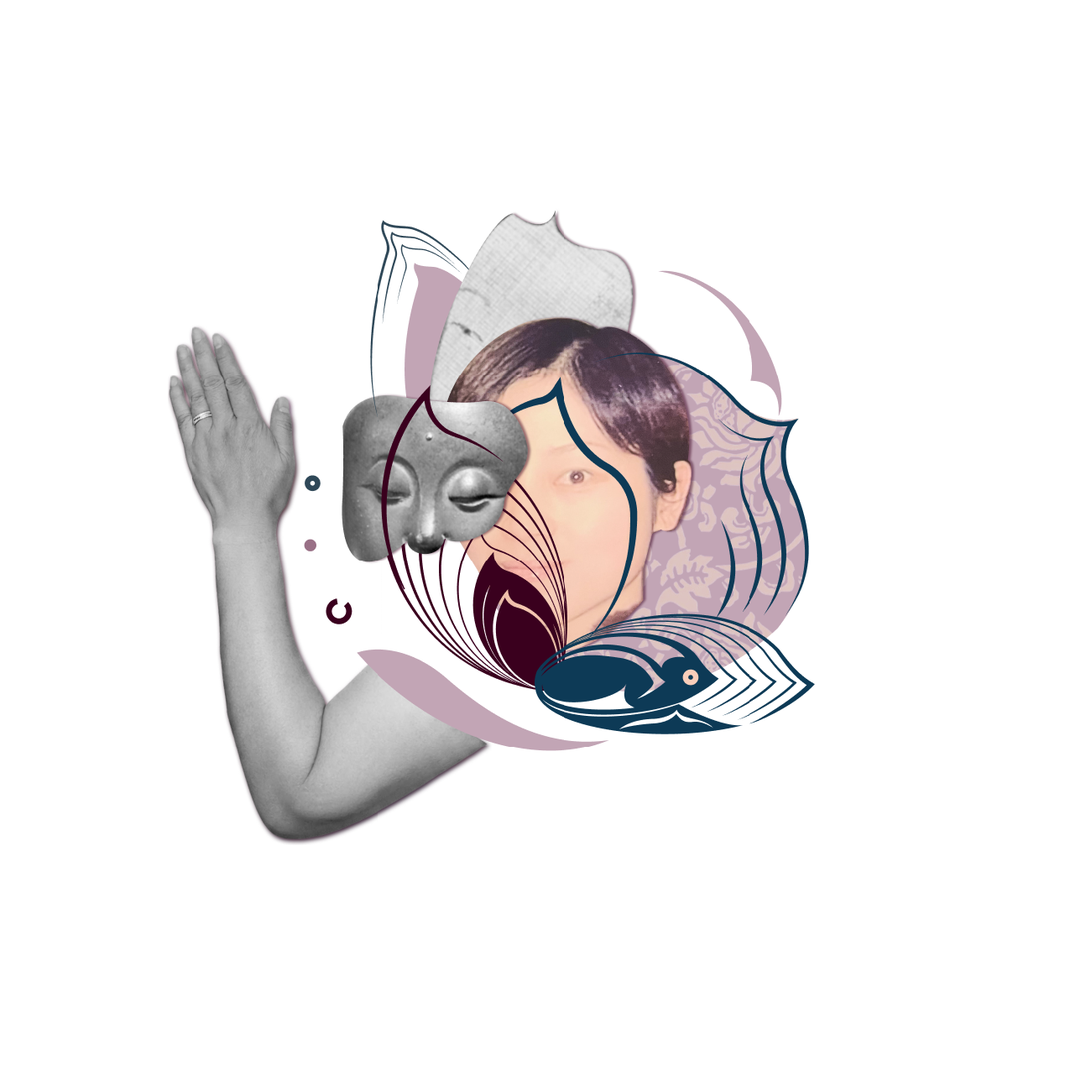
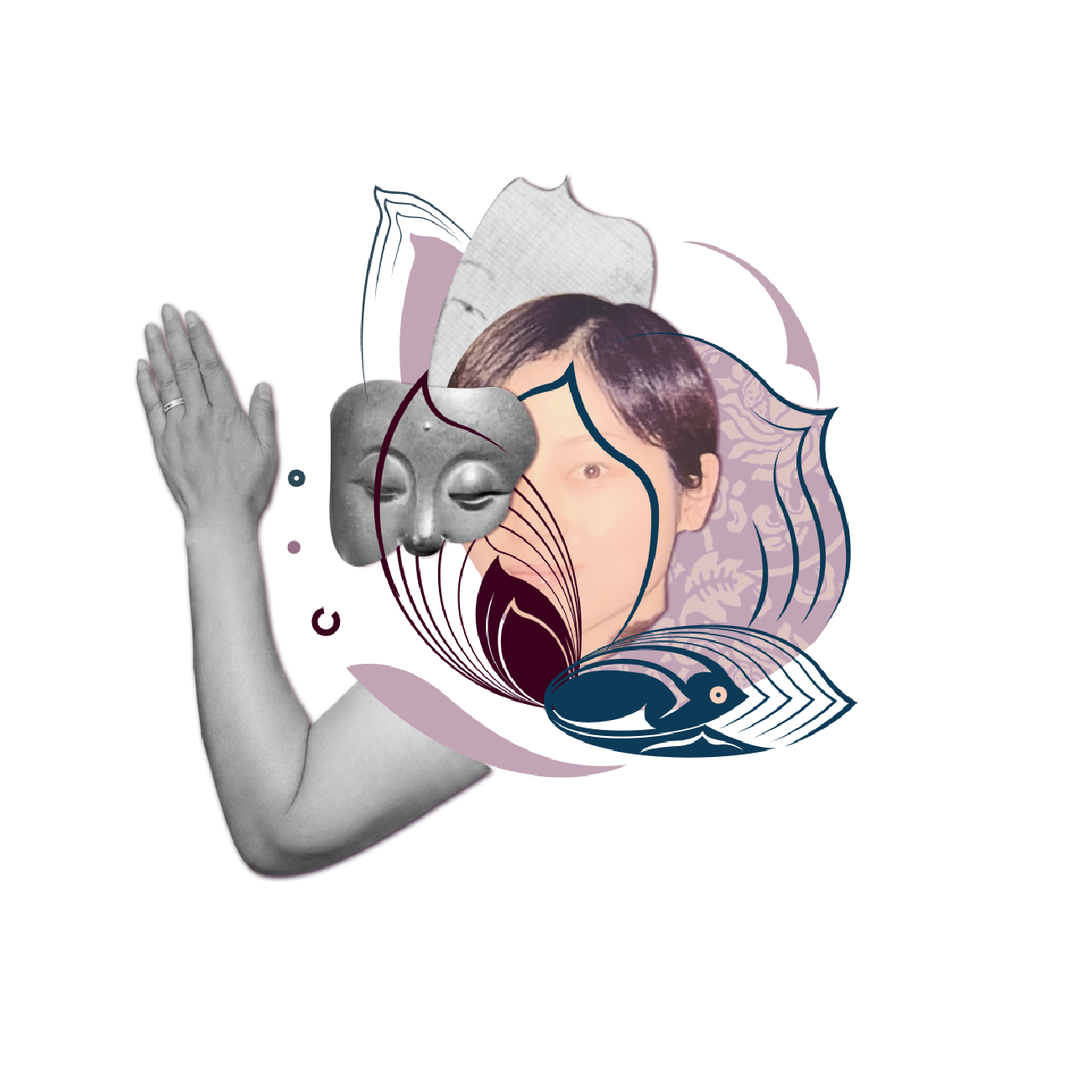
Layers edited between the first and the second w=1091, h=1091 image:
painted on "居士 左边" over [left=134, top=172, right=859, bottom=883]
